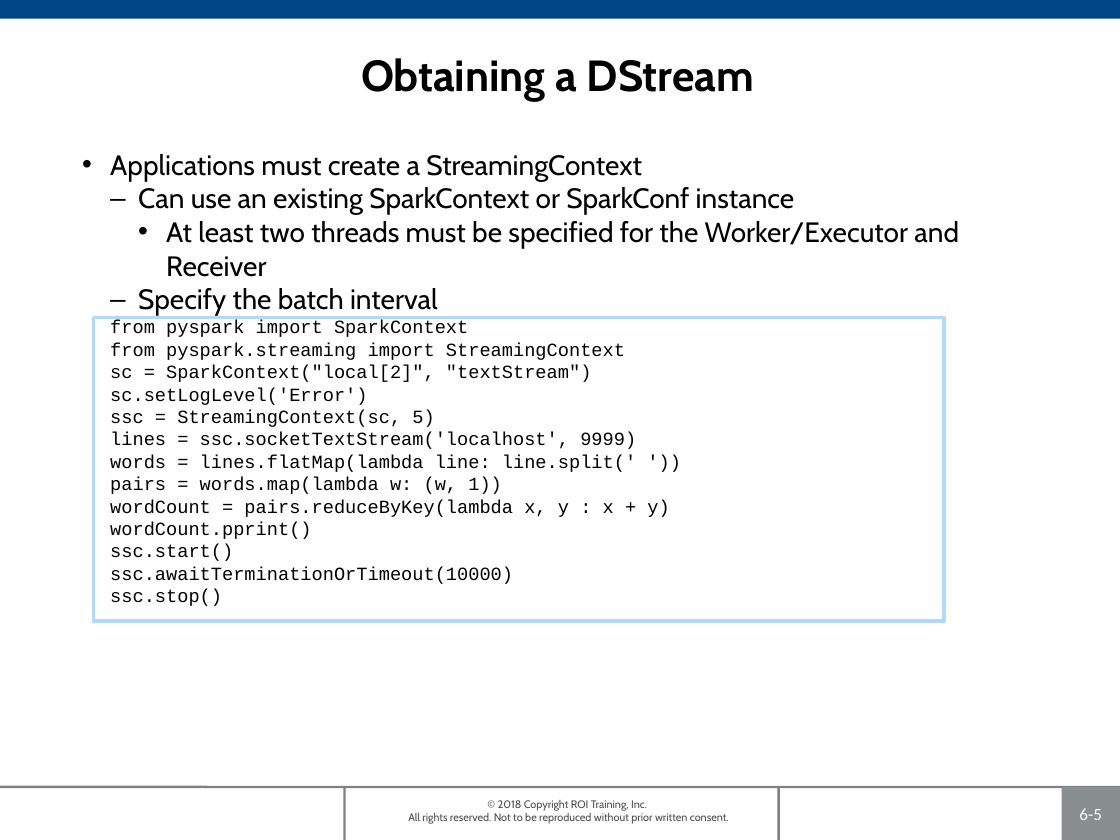
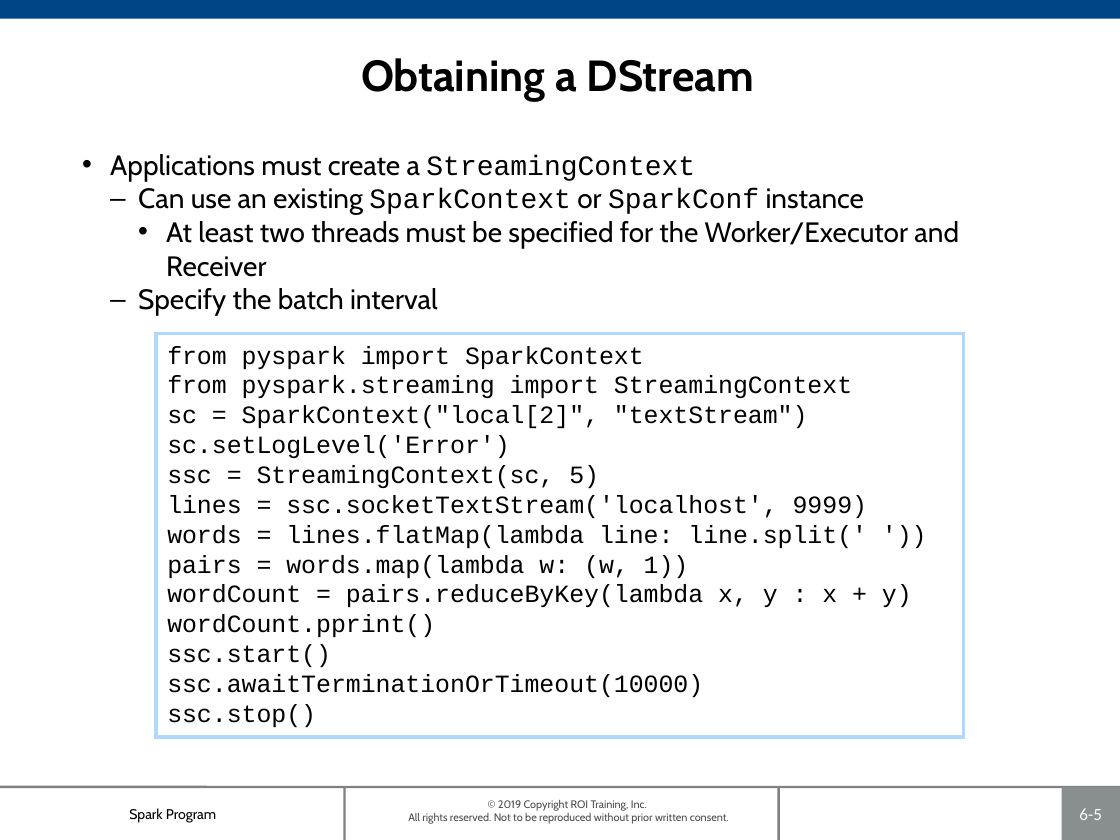
Before and after one commit to roitraining/SparkProgram, a slide deck: slide 5 of Day5/Ch06_SparkStreaming.pptx. Drawn at 1120x840 pixels with LibreOffice and Linux fonts; fonts in the diff are those of the drawing; background and template pictures are left out. Boxes give left, top, right and bottom in pixels: in the first picture for what was removed or moved away, otherwise in the second. Text is boxed around its words. In the diff, an @@ line names an element or a change of style, - is before the commit and + after.

```diff
--- a/Day5/Ch06_SparkStreaming.pptx
+++ b/Day5/Ch06_SparkStreaming.pptx
@@ text at (110,154,865,215): font Cabin to Courier New in "StreamingContext", "SparkContext SparkConf" @@
@@ rectangle removed at (93,317,944,620) @@
@@ text at (110,320,669,606): paragraphs removed @@
-  from pyspark import SparkContext
-  from pyspark.streaming import StreamingContext
-  sc = SparkContext("local[2]", "textStream")
-  sc.setLogLevel('Error')
-  ssc = StreamingContext(sc, 5)
-  lines = ssc.socketTextStream('localhost', 9999)
-  words = lines.flatMap(lambda line: line.split(' '))
-  pairs = words.map(lambda w: (w, 1))
-  wordCount = pairs.reduceByKey(lambda x, y : x + y)
-  wordCount.pprint()
-  ssc.start()
-  ssc.awaitTerminationOrTimeout(10000)
-  ssc.stop()
@@ rectangle added at (157,334,964,737), outline #AFD9FF 2.25 pt, 16 pt, text #000000 @@
+from pyspark import SparkContext
+from pyspark.streaming import StreamingContext
+sc = SparkContext("local[2]", "textStream")
+sc.setLogLevel('Error')
+ssc = StreamingContext(sc, 5)
+lines = ssc.socketTextStream('localhost', 9999)
+words = lines.flatMap(lambda line: line.split(' '))
+pairs = words.map(lambda w: (w, 1))
+wordCount = pairs.reduceByKey(lambda x, y : x + y)
+wordCount.pprint()
+ssc.start()
+ssc.awaitTerminationOrTimeout(10000)
+ssc.stop()
@@ text added at (129,808,216,823), 9 pt, text #000000 @@
+Spark Program
@@ text at (408,800,729,824): text changed @@
-© 2018 Copyright ROI Training, Inc.
-All rights reserved. Not to be reproduced without prior written consent.
+© 2019 Copyright ROI Training, Inc.
+All rights reserved. Not to be reproduced without prior written consent.
```
Also in this commit, not shown: 14 other slides changed, 1 other file.
